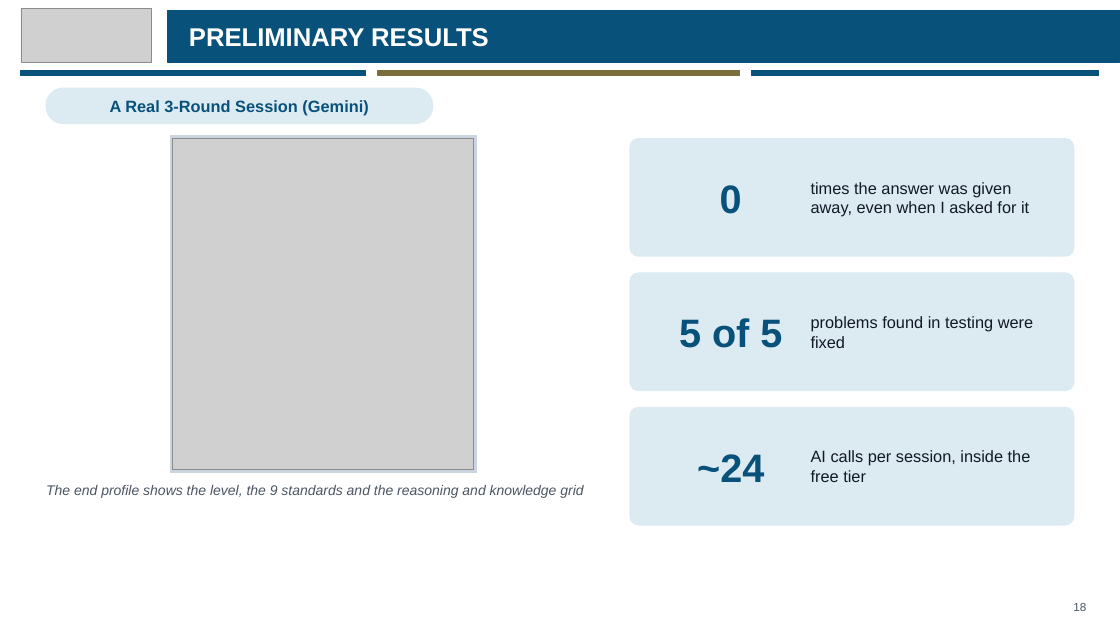
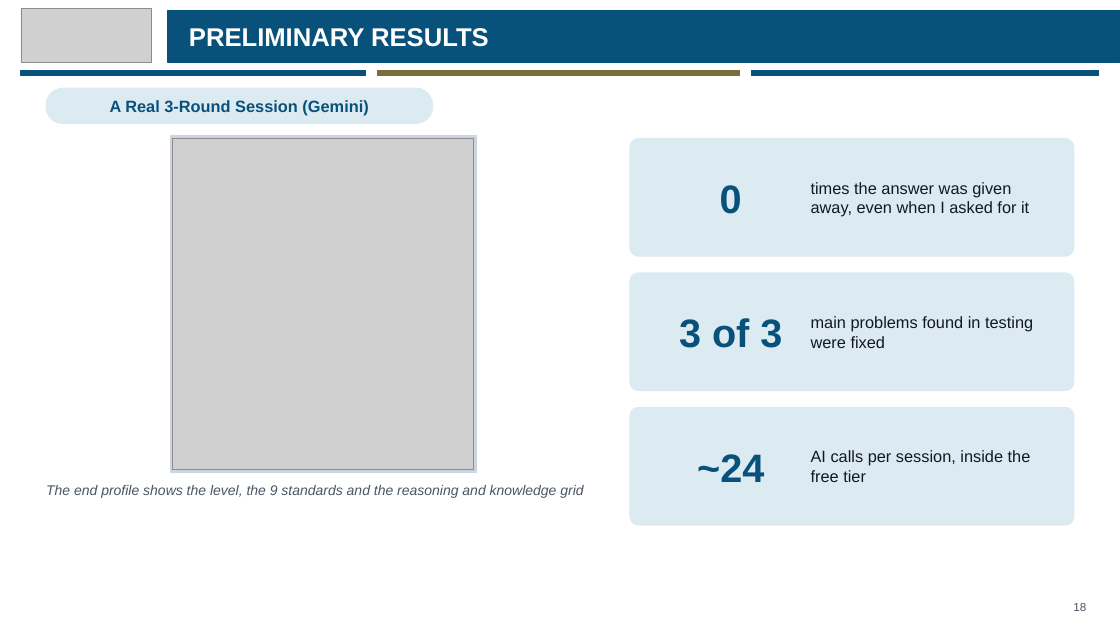
Before and after one commit to eusoffamir/Socratic-AI, a slide deck: slide 18 of docs/defence/Socratic AI Proposal Defence.pptx. Drawn at 1120x630 pixels with LibreOffice and Linux fonts; fonts in the diff are those of the drawing; grey boxes stand for pictures. Boxes give left, top, right and bottom in pixels: in the first picture for what was removed or moved away, otherwise in the second. Text is boxed around its words. In the diff, an @@ line names an element or a change of style, - is before the commit and + after.

```diff
--- a/docs/defence/Socratic AI Proposal Defence.pptx
+++ b/docs/defence/Socratic AI Proposal Defence.pptx
@@ text at [679,318,782,348]: text changed @@
-5 of 5
+3 of 3
@@ text at [811,316,1033,348]: text changed @@
-problems found in testing were fixed
+main problems found in testing were fixed
```
Also in this commit, not shown: 2 other files.
